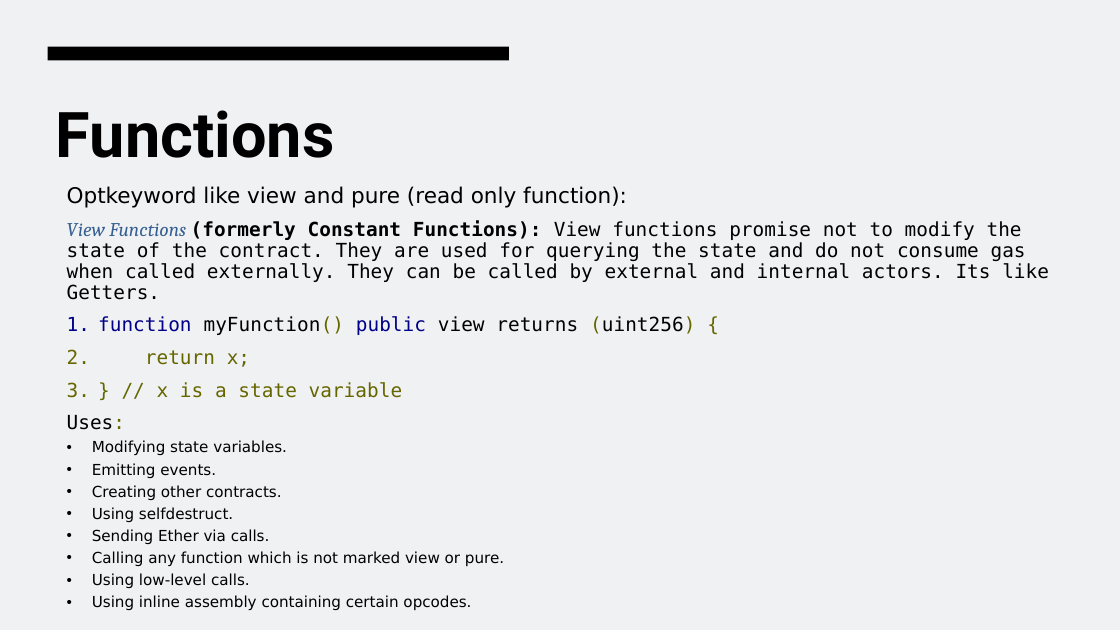
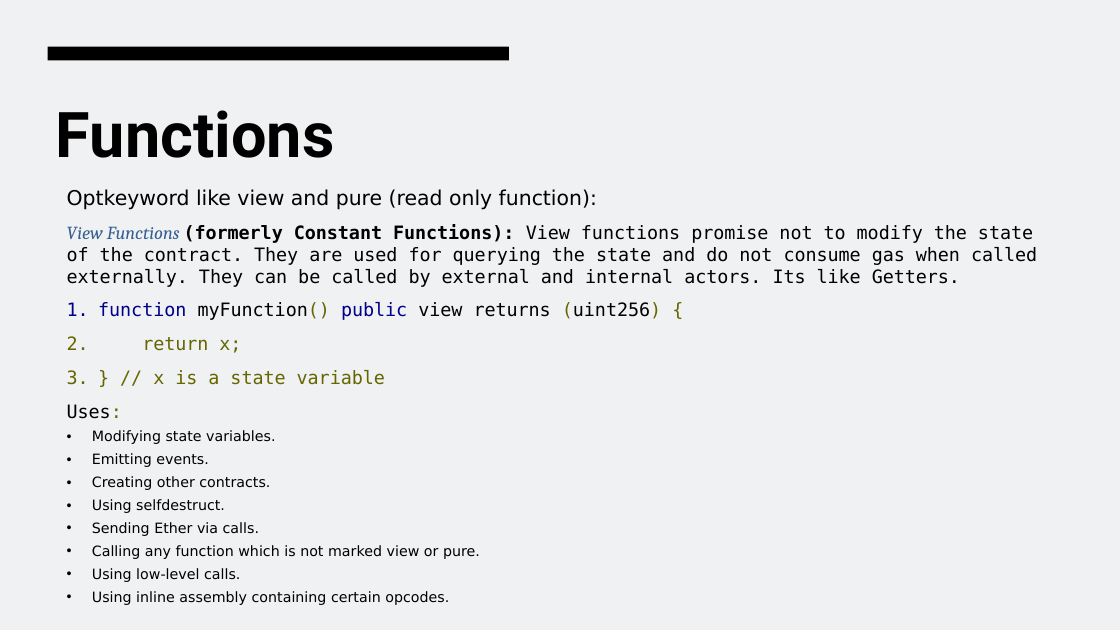
Before and after one commit to EngAbdalrhman/Material, a slide deck: slide 47 of Blockchain Lec 2.pptx. Drawn at 1120x630 pixels with LibreOffice and Linux fonts; fonts in the diff are those of the drawing. Boxes give left, top, right and bottom in pixels: in the first picture for what was removed or moved away, otherwise in the second. Text is boxed around its words. In the diff, an @@ line names an element or a change of style, - is before the commit and + after.

```diff
--- a/Blockchain Lec 2.pptx
+++ b/Blockchain Lec 2.pptx
@@ text "Optkeyword like view and pure ..." at [67,189,1037,605]: size 18.5 to 17.5 pt in "Optkeyword like view and pure (read only ..."; size 16.6 to 15.7 pt in "View Functions (formerly Constant Functions): View functions ...", "function myFunction() public view returns (uint256) {", "return x;", "} // x is a state variable" and 1 more places; size 12.9 to 12.2 pt in "Modifying state variables.", "Emitting events.", "Creating other contracts.", "Using selfdestruct." and 4 more places; line spacing 0.9 to 1 @@
```
Also in this commit, not shown: 47 other slides changed, 1 other file.
